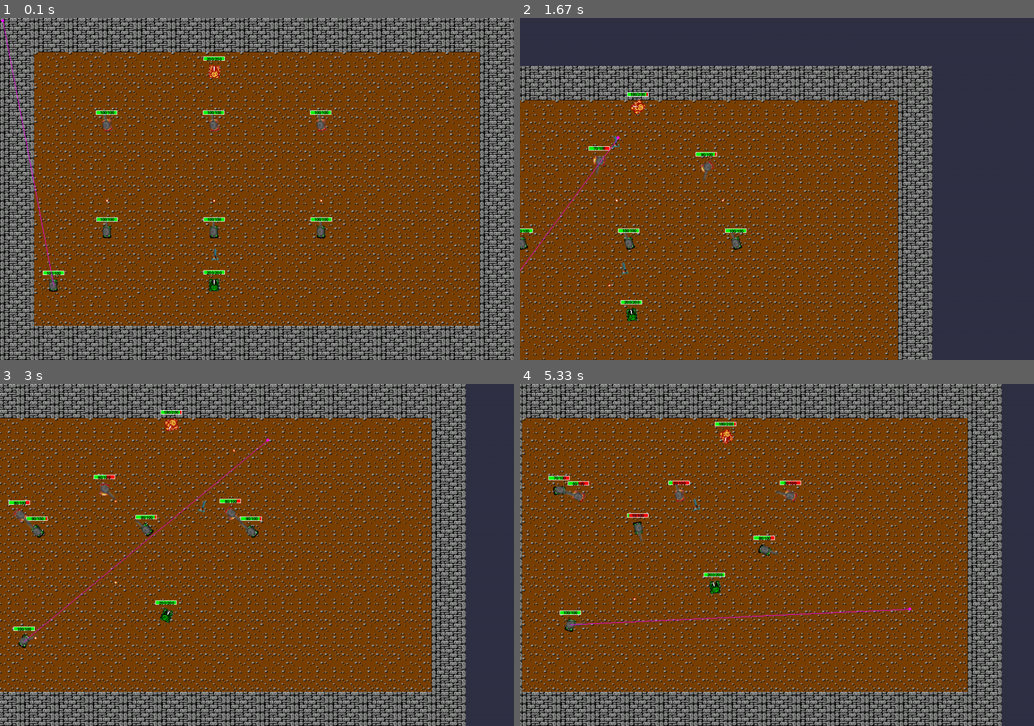
Above: before the commit, frames 1-4 (two rows, left to right).
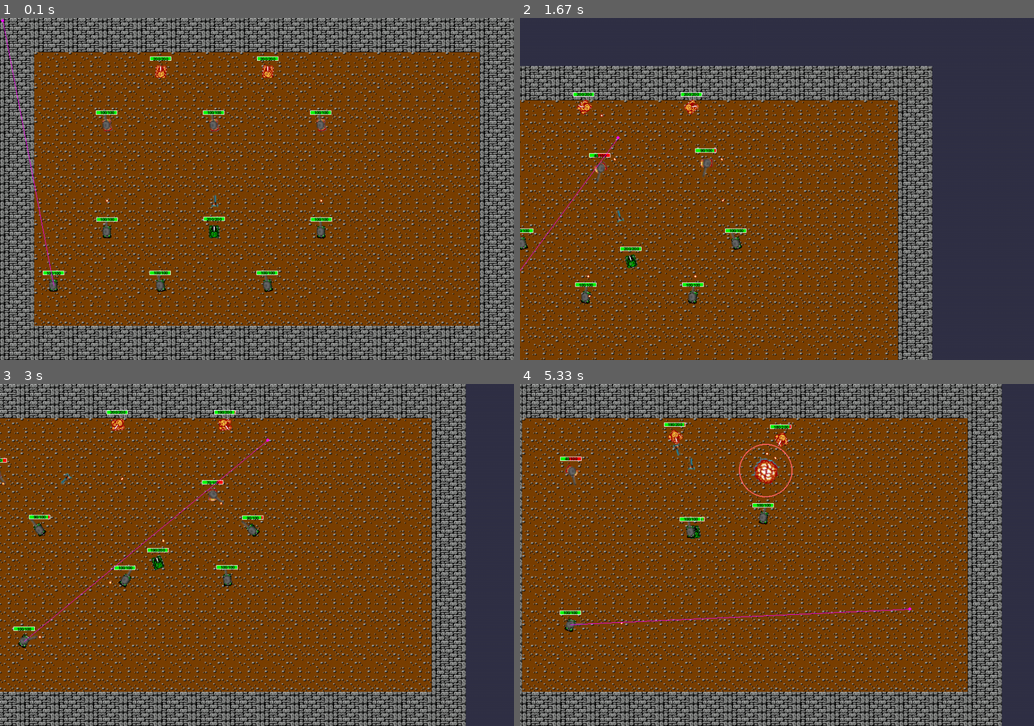
Above: after the commit, the same moments.

Repository: notwuyazui/Jackal
Game: pygame game, started from test.py
Same seed, same stepped clock (60 frames per second), same inputs: the game is played once before the commit and once after it.
Inputs (mouse positions are in pixels of both pictures, inside the frame that each line leads up to):
- Up to frame 1 (0.1 s): no input
- Up to frame 2 (1.67 s): click (777, 189) at 0.38 s; hold Right 0.67-1.13 s; hold D 0.67-1.13 s; click (941, 178) at 0.75 s; hold Up 1.17-1.47 s; hold W 1.17-1.47 s; tap Space at 1.23, 1.57 s; click (653, 192) at 1.25 s; hold Right from 1.5 s (still down); hold D from 1.5 s (still down); click (617, 137) at 1.58 s
- Up to frame 3 (3 s): tap Space at 1.87, 2.07, 2.37, 2.63, 2.97 s; release Right at 1.97 s; release D at 1.97 s; hold Left 2-2.53 s; hold A 2-2.53 s; click (334, 435) at 2.08 s; tap C at 2.15 s; hold Down 2.57-2.87 s; hold S 2.57-2.87 s; click (318, 585) at 2.65 s; hold Left from 2.9 s (still down); hold A from 2.9 s (still down); click (267, 438) at 2.98 s
- Up to frame 4 (5.33 s): tap Space at 3.27, 3.4, 3.8, 4.1, 4.47, 4.87, 5.17 s; release Left at 3.3 s; release A at 3.3 s; hold Up 3.33-3.7 s; hold W 3.33-3.7 s; click (591, 544) at 3.42 s; tap C at 3.48, 4.95 s; hold Right 3.73-4.37 s; hold D 3.73-4.37 s; click (782, 589) at 3.82 s; hold Down 4.4-4.77 s; hold S 4.4-4.77 s; click (761, 496) at 4.48 s; hold Left 4.8-5.27 s; hold A 4.8-5.27 s; click (910, 609) at 4.88 s; hold Right from 5.3 s (still down); hold D from 5.3 s (still down)

The runs differ from the first frame. In frame 1, 1.0% of the frame differs, in the area x 29-55%, y 11-81%; in frame 2, 1.6%; in frame 3, 2.0%; in frame 4, 2.2%, in the area x 5-55%, y 11-71%.

Commit message:
单位开火冷却由弹种决定

Diff:
--- a/Bullet/BaseBullet.py
+++ b/Bullet/BaseBullet.py
@@ -24,6 +24,7 @@
                  lifetime: float = 3.0,
                  speed_rate: float = 1.0,
                  damage_rate: float = 1.0,
+                 cooldown: float = 0.2,
                  penetration: List[float] = None,
                  is_explosive: bool = False,
                  explosion_radius: float = 0.0,
@@ -44,7 +45,7 @@
         else:
             self.size = size
 
-        # 弹道属性
+        # 基本属性
         self.max_lifetime: float = lifetime                                                 # 射程
         self.speed_rate: float = speed_rate
         self.damage_rate: float = damage_rate
@@ -52,6 +53,7 @@
 
         self.speed: float = BULLET_SPEED * self.speed_rate                                  # 速度
         self.base_damage: float = BULLET_DAMAGE * self.damage_rate                          # 基础伤害
+        self.cooldown: float = cooldown                                                     # 开火冷却时间
 
         # 爆炸
         self.is_explosive: bool = is_explosive                                              # 是否为爆炸弹
--- a/Bullet/NormalShell/NormalShell.py
+++ b/Bullet/NormalShell/NormalShell.py
@@ -14,12 +14,15 @@
                  velocity_direction: Tuple[float, float] = (1.0, 0.0)):
 
         # 普通炮弹属性
-        bullet_image_path = "Bullet/NormalShell/normalshell.png"
-        size = (8, 8)
-        lifetime = 1.2
-        speed_rate = 1.0
-        damage_rate = 1.0
-        penetration = [1.0, 1.0, 1.0]
+        self.bullet_image_path = "Bullet/NormalShell/normalshell.png"
+        self.size = (8, 8)
+        self.lifetime = 1.2
+        self.speed_rate = 1.0
+        self.damage_rate = 1.0
+        self.cooldown = 0.2
+        self.penetration = [1.0, 1.0, 1.0]
+
+        self.is_explosive = False  # 普通炮弹不会爆炸
 
         super().__init__(
             projectile_id=projectile_id,
@@ -27,11 +30,12 @@
             shooter_team=shooter_team,
             position=position,
             velocity_direction=velocity_direction,
-            bullet_image_path=bullet_image_path,
-            size=size,
-            lifetime=lifetime,
-            speed_rate=speed_rate,
-            damage_rate=damage_rate,
-            penetration=penetration,
-            is_explosive=False  # 普通炮弹不会爆炸
+            bullet_image_path=self.bullet_image_path,
+            size=self.size,
+            lifetime=self.lifetime,
+            speed_rate=self.speed_rate,
+            damage_rate=self.damage_rate,
+            cooldown=self.cooldown,
+            penetration=self.penetration,
+            is_explosive=self.is_explosive  # 普通炮弹不会爆炸
         )
--- a/Bullet/RocketShell/RocketShell.py
+++ b/Bullet/RocketShell/RocketShell.py
@@ -15,18 +15,19 @@
                  position: Tuple[float, float] = (0.0, 0.0),
                  velocity_direction: Tuple[float, float] = (1.0, 0.0)):
 
-        bullet_image_path = "Bullet/RocketShell/RocketShell.png"
-        size = (32, 32)
-        lifetime = 2.0
-        speed_rate = 1.0
-        damage_rate = 1.0           # 被命中本体受伤=直接伤害+爆炸伤害
-        penetration = [0.8, 1.0, 1.2]
+        self.bullet_image_path = "Bullet/RocketShell/RocketShell.png"
+        self.size = (32, 32)
+        self.lifetime = 2.0
+        self.speed_rate = 1.0
+        self.damage_rate = 1.0           # 被命中本体受伤=直接伤害+爆炸伤害
+        self.cooldown = 0.5
+        self.penetration = [0.8, 1.0, 1.2]
 
         # 爆炸属性
-        is_explosive = True
-        explosion_radius = 50.0
-        explosion_damage_rate = 1.0
-        explosion_image_path = "Bullet/RocketShell/RocketShellExplosion.png"
+        self.is_explosive = True
+        self.explosion_radius = 50.0
+        self.explosion_damage_rate = 1.0
+        self.explosion_image_path = "Bullet/RocketShell/RocketShellExplosion.png"
 
         super().__init__(
             projectile_id=projectile_id,
@@ -34,14 +35,15 @@
             shooter_team=shooter_team,
             position=position,
             velocity_direction=velocity_direction,
-            bullet_image_path=bullet_image_path,
-            size=size,
-            lifetime=lifetime,
-            speed_rate=speed_rate,
-            damage_rate=damage_rate,
-            penetration=penetration,
-            is_explosive=is_explosive,
-            explosion_radius=explosion_radius,
-            explosion_damage_rate=explosion_damage_rate,
-            explosion_image_path=explosion_image_path
+            bullet_image_path=self.bullet_image_path,
+            size=self.size,
+            lifetime=self.lifetime,
+            speed_rate=self.speed_rate,
+            damage_rate=self.damage_rate,
+            cooldown=self.cooldown,
+            penetration=self.penetration,
+            is_explosive=self.is_explosive,
+            explosion_radius=self.explosion_radius,
+            explosion_damage_rate=self.explosion_damage_rate,
+            explosion_image_path=self.explosion_image_path
         )
--- a/GameManager.py
+++ b/GameManager.py
@@ -73,7 +73,9 @@
         return self.unit_manager.get_unit_by_id(unit_id).set_turret_target_to_mouse(mouse_pos, camera_offset)
 
     def set_unit_fire(self, unit_id):
-        return self.unit_manager.get_unit_by_id(unit_id).fire()
+        bullet = self.unit_manager.get_unit_by_id(unit_id).fire()
+        self.add_bullet(bullet)
+        return bullet
 
     def set_unit_switch_ammo(self, unit_id):
         return self.unit_manager.get_unit_by_id(unit_id).switch_ammunition()
--- a/Unit/BaseUnit.py
+++ b/Unit/BaseUnit.py
@@ -41,8 +41,8 @@
         self.max_angular_speed_rate: float = max_angular_speed_rate
         self.turret_angular_speed_rate: float = turret_angular_speed_rate
         self.max_health_rate: float = max_health_rate
-        self.armor_type: ArmorType = armor_type                                                            # 护甲类型
-        self.ammunition_types: List[str] = ammunition_types                                                # 单位拥有弹种
+        self.armor_type: ArmorType = armor_type                                                        # 护甲类型
+        self.ammunition_types: List[str] = ammunition_types                                            # 单位拥有弹种
         self.ammo_switch_time: float =  ammo_switch_time                                               # 单位切换弹种时间
 
         self.max_speed = UNIT_SPEED * self.max_speed_rate                                       # 最大速度
@@ -63,6 +63,7 @@
         self.bounding_box: pygame.Rect = None                # 碰撞箱，pygame.Rect对象
         self.velocity: Tuple[float, float] = self.cal_velocity()     # 速度向量
         self.current_ammunition: str = ""            # 单位当前选中弹种
+        self.fire_cooldown: float = 0.0              # 剩余开火冷却时间
 
         if self.ammunition_types:
             self.current_ammunition = self.ammunition_types[0]
@@ -97,6 +98,7 @@
             return False
 
         self._update_ammo_switch(delta_time)         # 更新弹种切换计时器
+        self._update_fire_cooldown(delta_time)       # 更新开火冷却时间
         self._update_speed(delta_time)               # 更新速度
         self._update_direction(delta_time)           # 更新朝向
         self._update_turret_direction(delta_time)    # 更新炮塔朝向
@@ -104,7 +106,7 @@
         self._update_bounding_box()                  # 更新碰撞箱
         self.velocity = self.cal_velocity()          # 更新速度向量
 
-        if self.is_switching_ammo and self.reload_timer <= 0:
+        if self.is_switching_ammo and self.reload_timer <= 0:    # 完成弹种切换
             self._complete_ammo_switch()
 
         # 检查与障碍物的碰撞
@@ -129,6 +131,13 @@
                 self.current_ammunition = self.target_ammunition
                 self.target_ammunition = ""
 
+    def _update_fire_cooldown(self, delta_time) -> None:
+        """更新开火冷却时间"""
+        if self.fire_cooldown > 0:
+            self.fire_cooldown -= delta_time
+            if self.fire_cooldown < 0:
+                self.fire_cooldown = 0
+
     def _update_speed(self, delta_time) -> None:
         """更新速度"""
         # 应用加速度
@@ -207,6 +216,10 @@
             # 当前弹药类型没有弹药
             return None
 
+        if self.fire_cooldown > 0:
+            # 坦克开火冷却中
+            return None
+
         turret_angle_rad = math.radians(self.turret_direction_angle - 90)
 
         bullet_start_x = self.position[0] + math.cos(turret_angle_rad) * (self.size[0] / 2 + 5)
@@ -225,6 +238,7 @@
 
             # 根据当前弹药类型设置子弹属性
             self._configure_bullet_for_ammo(bullet)
+            self.fire_cooldown = bullet.cooldown        # 设置开火冷却时间
 
             return bullet
 
--- a/test.py
+++ b/test.py
@@ -92,16 +92,19 @@
     if font is None:
         font = pygame.font.Font(None, 24)  # 使用默认字体
 
+    # 添加地图和单位
     game_manager = GameManager()
     game_manager.set_border_map()
     game_manager.add_player_tank(position = (200, 400), usingAI = True)
-    game_manager.add_player_tank(position = (400, 400), usingAI = True)
+    game_manager.add_player_archie(position = (400, 400), usingAI = True)
     game_manager.add_player_tank(position = (600, 400), usingAI = True)
-    game_manager.add_player_archie(position = (400, 500), usingAI = True)
+    game_manager.add_player_tank(position = (300, 500), usingAI = True)
+    game_manager.add_player_tank(position = (500, 500), usingAI = True)
     game_manager.add_enemy_tank(position = (200, 200), usingAI = True)
     game_manager.add_enemy_tank(position = (400, 200), usingAI = True)
     game_manager.add_enemy_tank(position = (600, 200), usingAI = True)
-    game_manager.add_enemy_archie(position = (400, 100), usingAI = True)
+    game_manager.add_enemy_archie(position = (300, 100), usingAI = True)
+    game_manager.add_enemy_archie(position = (500, 100), usingAI = True)
 
     # 玩家控制状态
     moving_forward = False
@@ -109,7 +112,6 @@
     turning_left = False
     turning_right = False
 
-    # 鼠标状态
     mouse_left_pressed = False
     mouse_left_was_pressed = False
 
@@ -192,11 +194,8 @@
             game_manager.set_camera_offset_move(Direction.DOWN)
 
         # 鼠标左键发射子弹
-        if mouse_left_pressed and fire_cooldown <= 0:
+        if mouse_left_pressed:
             bullet = game_manager.set_unit_fire(0)
-            if bullet:
-                game_manager.add_bullet(bullet)
-                fire_cooldown = fire_cooldown_max
 
         mouse_left_was_pressed = mouse_left_pressed
 
@@ -212,11 +211,9 @@
         game_manager.draw(screen)
 
         # 显示游戏状态
-        if not game_manager.get_unit(0).is_alive:
-            game_over_font = pygame.font.Font(None, 72)
-        if True:
+        if game_manager.get_unit(0) is not None:
             draw_debug_info(screen, game_manager.get_unit(0), game_manager.camera_offset, mouse_pos)
-        if not game_manager.get_unit(0).is_alive:
+        if game_manager.get_unit(0) is None:
             game_over_font = pygame.font.Font(None, 72)
             game_over_surface = game_over_font.render("GAME OVER", True, (255, 50, 50))
             screen.blit(game_over_surface, (screen_width//2 - 180, screen_height//2 - 50))
